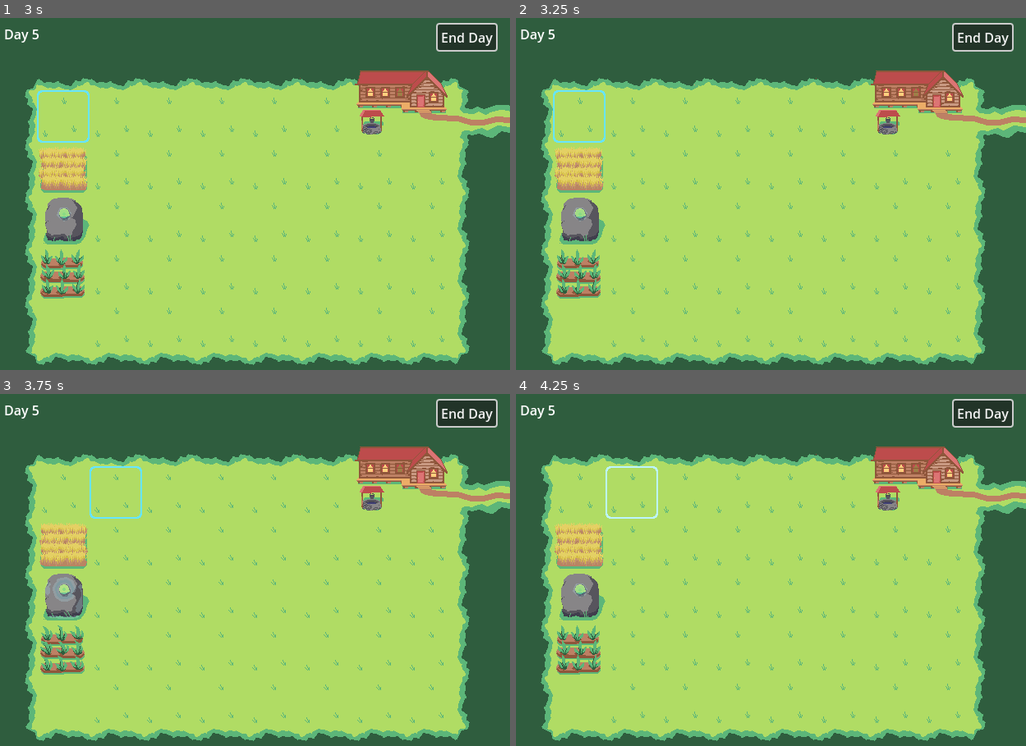
Above: before the commit, frames 1-4 (two rows, left to right).
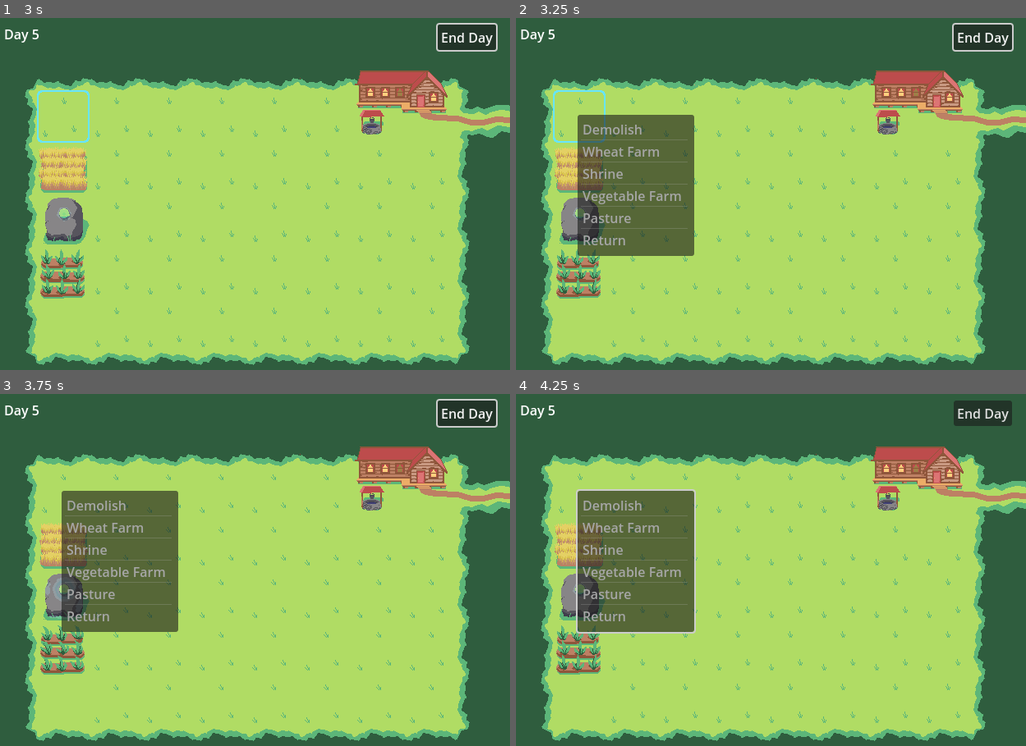
Above: after the commit, the same moments.

Repository: mattthewaz/FolkloreFarmers
Game: Godot game, scene res://Scenes/farm.tscn
Two runs of this game, one before a commit and one after it. Both use one fixed random seed, a clock stepped at 60 frames per second and the inputs below.
Inputs (mouse positions are in pixels of both pictures, inside the frame that each line leads up to):
- Up to frame 1 (3 s): click "End Day" at 0.5 s; click "End Day" at 1.25 s; click "End Day" at 2 s; tap Enter at 2.75 s; move the mouse to (61, 116) at 2.77 s; click (61, 116) at 2.85 s
- Up to frame 2 (3.25 s): right-click (577, 116) at 3.05 s
- Up to frame 3 (3.75 s): move the mouse to (117, 492) at 3.52 s; right-click (117, 492) at 3.6 s
- Up to frame 4 (4.25 s): click (633, 492) at 3.8 s

Frame 1 is identical in both runs. In frame 2, 9.1% of the frame differs, in the area x 12-35%, y 27-68%; in frame 3, 9.2%; in frame 4, 9.9%, in the area x 11-98%, y 1-69%.

Commit message:
lotsa crap

Diff:
--- a/Scenes/farm.tscn
+++ b/Scenes/farm.tscn
@@ -12,118 +12,120 @@
 scale = Vector2(0.25, 0.25)
 texture = ExtResource("1_t8oub")
 
-[node name="TileA1" parent="." instance=ExtResource("2_fvoba")]
+[node name="FarmTiles" type="Node" parent="."]
+
+[node name="TileA1" parent="FarmTiles" instance=ExtResource("2_fvoba")]
 position = Vector2(64, 96)
 
-[node name="TileB1" parent="." instance=ExtResource("2_fvoba")]
+[node name="TileB1" parent="FarmTiles" instance=ExtResource("2_fvoba")]
 position = Vector2(128, 96)
 
-[node name="TileC1" parent="." instance=ExtResource("2_fvoba")]
+[node name="TileC1" parent="FarmTiles" instance=ExtResource("2_fvoba")]
 position = Vector2(192, 96)
 
-[node name="TileD1" parent="." instance=ExtResource("2_fvoba")]
+[node name="TileD1" parent="FarmTiles" instance=ExtResource("2_fvoba")]
 position = Vector2(256, 96)
 
-[node name="TileE1" parent="." instance=ExtResource("2_fvoba")]
+[node name="TileE1" parent="FarmTiles" instance=ExtResource("2_fvoba")]
 position = Vector2(320, 96)
 
-[node name="TileF1" parent="." instance=ExtResource("2_fvoba")]
+[node name="TileF1" parent="FarmTiles" instance=ExtResource("2_fvoba")]
 position = Vector2(384, 96)
 
-[node name="TileA2" parent="." instance=ExtResource("2_fvoba")]
+[node name="TileA2" parent="FarmTiles" instance=ExtResource("2_fvoba")]
 position = Vector2(64, 160)
 
-[node name="TileB2" parent="." instance=ExtResource("2_fvoba")]
+[node name="TileB2" parent="FarmTiles" instance=ExtResource("2_fvoba")]
 position = Vector2(128, 160)
 
-[node name="TileC2" parent="." instance=ExtResource("2_fvoba")]
+[node name="TileC2" parent="FarmTiles" instance=ExtResource("2_fvoba")]
 position = Vector2(192, 160)
 
-[node name="TileD2" parent="." instance=ExtResource("2_fvoba")]
+[node name="TileD2" parent="FarmTiles" instance=ExtResource("2_fvoba")]
 position = Vector2(256, 160)
 
-[node name="TileE2" parent="." instance=ExtResource("2_fvoba")]
+[node name="TileE2" parent="FarmTiles" instance=ExtResource("2_fvoba")]
 position = Vector2(320, 160)
 
-[node name="TileF2" parent="." instance=ExtResource("2_fvoba")]
+[node name="TileF2" parent="FarmTiles" instance=ExtResource("2_fvoba")]
 position = Vector2(384, 160)
 
-[node name="TileG2" parent="." instance=ExtResource("2_fvoba")]
+[node name="TileG2" parent="FarmTiles" instance=ExtResource("2_fvoba")]
 position = Vector2(448, 160)
 
-[node name="TileH2" parent="." instance=ExtResource("2_fvoba")]
+[node name="TileH2" parent="FarmTiles" instance=ExtResource("2_fvoba")]
 position = Vector2(512, 160)
 
-[node name="TileA3" parent="." instance=ExtResource("2_fvoba")]
+[node name="TileA3" parent="FarmTiles" instance=ExtResource("2_fvoba")]
 position = Vector2(64, 224)
 
-[node name="TileB3" parent="." instance=ExtResource("2_fvoba")]
+[node name="TileB3" parent="FarmTiles" instance=ExtResource("2_fvoba")]
 position = Vector2(128, 224)
 
-[node name="TileC3" parent="." instance=ExtResource("2_fvoba")]
+[node name="TileC3" parent="FarmTiles" instance=ExtResource("2_fvoba")]
 position = Vector2(192, 224)
 
-[node name="TileD3" parent="." instance=ExtResource("2_fvoba")]
+[node name="TileD3" parent="FarmTiles" instance=ExtResource("2_fvoba")]
 position = Vector2(256, 224)
 
-[node name="TileE3" parent="." instance=ExtResource("2_fvoba")]
+[node name="TileE3" parent="FarmTiles" instance=ExtResource("2_fvoba")]
 position = Vector2(320, 224)
 
-[node name="TileF3" parent="." instance=ExtResource("2_fvoba")]
+[node name="TileF3" parent="FarmTiles" instance=ExtResource("2_fvoba")]
 position = Vector2(384, 224)
 
-[node name="TileG3" parent="." instance=ExtResource("2_fvoba")]
+[node name="TileG3" parent="FarmTiles" instance=ExtResource("2_fvoba")]
 position = Vector2(448, 224)
 
-[node name="TileH3" parent="." instance=ExtResource("2_fvoba")]
+[node name="TileH3" parent="FarmTiles" instance=ExtResource("2_fvoba")]
 position = Vector2(512, 224)
 
-[node name="TileA4" parent="." instance=ExtResource("2_fvoba")]
+[node name="TileA4" parent="FarmTiles" instance=ExtResource("2_fvoba")]
 position = Vector2(64, 288)
 
-[node name="TileB4" parent="." instance=ExtResource("2_fvoba")]
+[node name="TileB4" parent="FarmTiles" instance=ExtResource("2_fvoba")]
 position = Vector2(128, 288)
 
-[node name="TileC4" parent="." instance=ExtResource("2_fvoba")]
+[node name="TileC4" parent="FarmTiles" instance=ExtResource("2_fvoba")]
 position = Vector2(192, 288)
 
-[node name="TileD4" parent="." instance=ExtResource("2_fvoba")]
+[node name="TileD4" parent="FarmTiles" instance=ExtResource("2_fvoba")]
 position = Vector2(256, 288)
 
-[node name="TileE4" parent="." instance=ExtResource("2_fvoba")]
+[node name="TileE4" parent="FarmTiles" instance=ExtResource("2_fvoba")]
 position = Vector2(320, 288)
 
-[node name="TileF4" parent="." instance=ExtResource("2_fvoba")]
+[node name="TileF4" parent="FarmTiles" instance=ExtResource("2_fvoba")]
 position = Vector2(384, 288)
 
-[node name="TileG4" parent="." instance=ExtResource("2_fvoba")]
+[node name="TileG4" parent="FarmTiles" instance=ExtResource("2_fvoba")]
 position = Vector2(448, 288)
 
-[node name="TileH4" parent="." instance=ExtResource("2_fvoba")]
+[node name="TileH4" parent="FarmTiles" instance=ExtResource("2_fvoba")]
 position = Vector2(512, 288)
 
-[node name="TileA5" parent="." instance=ExtResource("2_fvoba")]
+[node name="TileA5" parent="FarmTiles" instance=ExtResource("2_fvoba")]
 position = Vector2(64, 352)
 
-[node name="TileB5" parent="." instance=ExtResource("2_fvoba")]
+[node name="TileB5" parent="FarmTiles" instance=ExtResource("2_fvoba")]
 position = Vector2(128, 352)
 
-[node name="TileC5" parent="." instance=ExtResource("2_fvoba")]
+[node name="TileC5" parent="FarmTiles" instance=ExtResource("2_fvoba")]
 position = Vector2(192, 352)
 
-[node name="TileD5" parent="." instance=ExtResource("2_fvoba")]
+[node name="TileD5" parent="FarmTiles" instance=ExtResource("2_fvoba")]
 position = Vector2(256, 352)
 
-[node name="TileE5" parent="." instance=ExtResource("2_fvoba")]
+[node name="TileE5" parent="FarmTiles" instance=ExtResource("2_fvoba")]
 position = Vector2(320, 352)
 
-[node name="TileF5" parent="." instance=ExtResource("2_fvoba")]
+[node name="TileF5" parent="FarmTiles" instance=ExtResource("2_fvoba")]
 position = Vector2(384, 352)
 
-[node name="TileG5" parent="." instance=ExtResource("2_fvoba")]
+[node name="TileG5" parent="FarmTiles" instance=ExtResource("2_fvoba")]
 position = Vector2(448, 352)
 
-[node name="TileH5" parent="." instance=ExtResource("2_fvoba")]
+[node name="TileH5" parent="FarmTiles" instance=ExtResource("2_fvoba")]
 position = Vector2(512, 352)
 
 [node name="DayCounter" type="RichTextLabel" parent="."]
@@ -134,6 +136,20 @@
 offset_bottom = 42.0
 text = "Day 1"
 
+[node name="TileOptions" type="ItemList" parent="."]
+z_index = 100
+offset_left = 168.0
+offset_top = 59.0
+offset_right = 310.0
+offset_bottom = 231.0
+item_count = 6
+item_0/text = "Demolish"
+item_1/text = "Wheat Farm"
+item_2/text = "Shrine"
+item_3/text = "Vegetable Farm"
+item_4/text = "Pasture"
+item_5/text = "Return"
+
 [node name="EndDayButton" type="Button" parent="."]
 offset_left = 552.0
 offset_top = 16.0
@@ -141,4 +157,5 @@
 offset_bottom = 47.0
 text = "End Day"
 
+[connection signal="item_clicked" from="TileOptions" to="." method="_on_tile_options_item_clicked"]
 [connection signal="pressed" from="EndDayButton" to="." method="new_day"]
--- a/Scenes/tile.tscn
+++ b/Scenes/tile.tscn
@@ -94,5 +94,10 @@
 scale = Vector2(0.25, 0.25)
 sprite_frames = SubResource("SpriteFrames_6e43g")
 
+[node name="SelectedSprite" type="AnimatedSprite2D" parent="."]
+position = Vector2(32, 32)
+scale = Vector2(0.25, 0.25)
+sprite_frames = SubResource("SpriteFrames_6e43g")
+
 [connection signal="mouse_entered" from="." to="." method="_on_mouse_entered"]
 [connection signal="mouse_exited" from="." to="." method="_on_mouse_exited"]
--- a/Scripts/farm.gd
+++ b/Scripts/farm.gd
@@ -1,4 +1,9 @@
 extends Node2D
+
+
+@onready var tileOptions: ItemList = $TileOptions
+@onready var farmTiles = $FarmTiles
+var activeTile = null
 
 var day = 1
 
@@ -7,17 +12,40 @@
 	%DayCounter.text = "Day " + str(day)
 
 func testTiles():
-	var A1 = get_node("TileA1")
+	var A1 = get_node("FarmTiles/TileA1")
 	A1.farmType = Global.FarmType.Empty
-	var A2 = get_node("TileA2")
+	var A2 = get_node("FarmTiles/TileA2")
 	A2.farmType = Global.FarmType.Wheat
-	var A3 = get_node("TileA3")
+	var A3 = get_node("FarmTiles/TileA3")
 	A3.farmType = Global.FarmType.Shrine
-	var A4 = get_node("TileA4")
+	var A4 = get_node("FarmTiles/TileA4")
 	A4.farmType = Global.FarmType.Vegetable
-	var A5 = get_node("TileA5")
+	var A5 = get_node("FarmTiles/TileA5")
 	A5.farmType = Global.FarmType.Pasture
 
 func _ready():
 	#pass
 	testTiles()
+	tileOptions.hide()
+	for tile in $FarmTiles.get_children():
+		tile.right_click.connect(_right_clicked.bind(tile))
+		tile.left_click.connect(_left_clicked.bind(tile))
+
+func _right_clicked(tile):
+	activeTile = tile
+	tileOptions.position = tile.position + Vector2(30,30)
+	tileOptions.show()
+
+func _left_clicked(tile):
+	print("lc")
+
+
+func _on_tile_options_item_clicked(index, at_position, mouse_button_index):
+	if index == 5:
+		activeTile = null
+		tileOptions.hide()
+	else:
+		activeTile.set_farmtype(index)
+		activeTile = null
+		tileOptions.hide()
+		new_day()
--- a/Scripts/tile.gd
+++ b/Scripts/tile.gd
@@ -3,7 +3,10 @@
 var _farmType: Global.FarmType = Global.FarmType.Empty
 @onready var tileSprite: AnimatedSprite2D = get_node("TileSprite")
 @onready var hoverSprite: AnimatedSprite2D = get_node("HoverSprite")
+@onready var selectedSprite: AnimatedSprite2D = get_node("SelectedSprite")
 var hovered = false
+signal right_click
+signal left_click
 
 @export var farmType: Global.FarmType:
 	get:
@@ -12,6 +15,10 @@
 		_farmType = value
 		updateTileImage()
 
+func set_farmtype(value):
+	_farmType = value
+	updateTileImage()
+
 func updateTileImage():
 	tileSprite.set_animation(str(_farmType))
 
@@ -19,6 +26,7 @@
 func _ready():
 	tileSprite.play()
 	hoverSprite.hide()
+	selectedSprite.hide()
 	updateTileImage()
 
 
@@ -26,9 +34,9 @@
 func _process(delta):
 	if hovered:
 		if Input.is_action_just_released('RightClick'):
-			print("right click" + str(_farmType))
+			emit_signal('right_click')
 		elif Input.is_action_just_released('LeftClick'):
-			print("left click" + str(_farmType))
+			emit_signal('left_click')
 
 
 func _on_mouse_entered():
@@ -40,3 +48,9 @@
 func _on_mouse_exited():
 	hovered = false
 	hoverSprite.hide()
+
+func selected(boo):
+	if boo:
+		selectedSprite.show()
+	else:
+		selectedSprite.hide()
